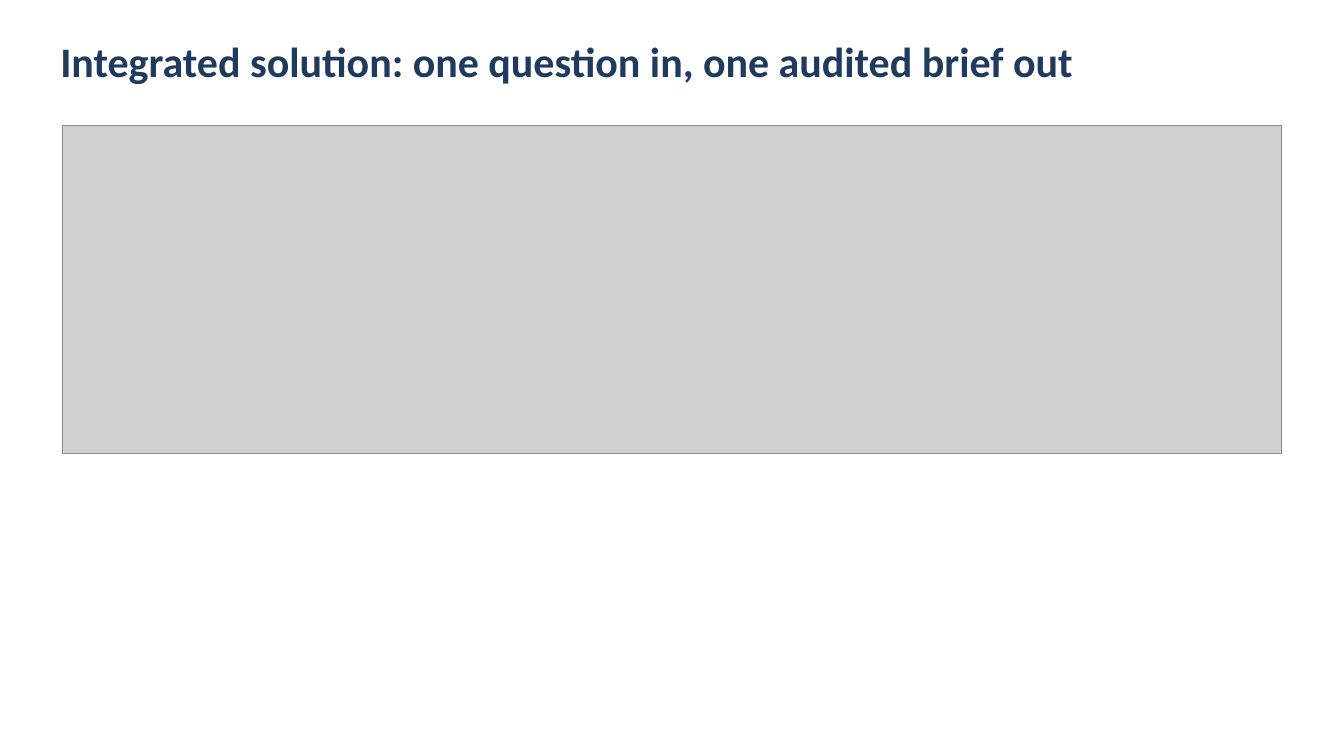
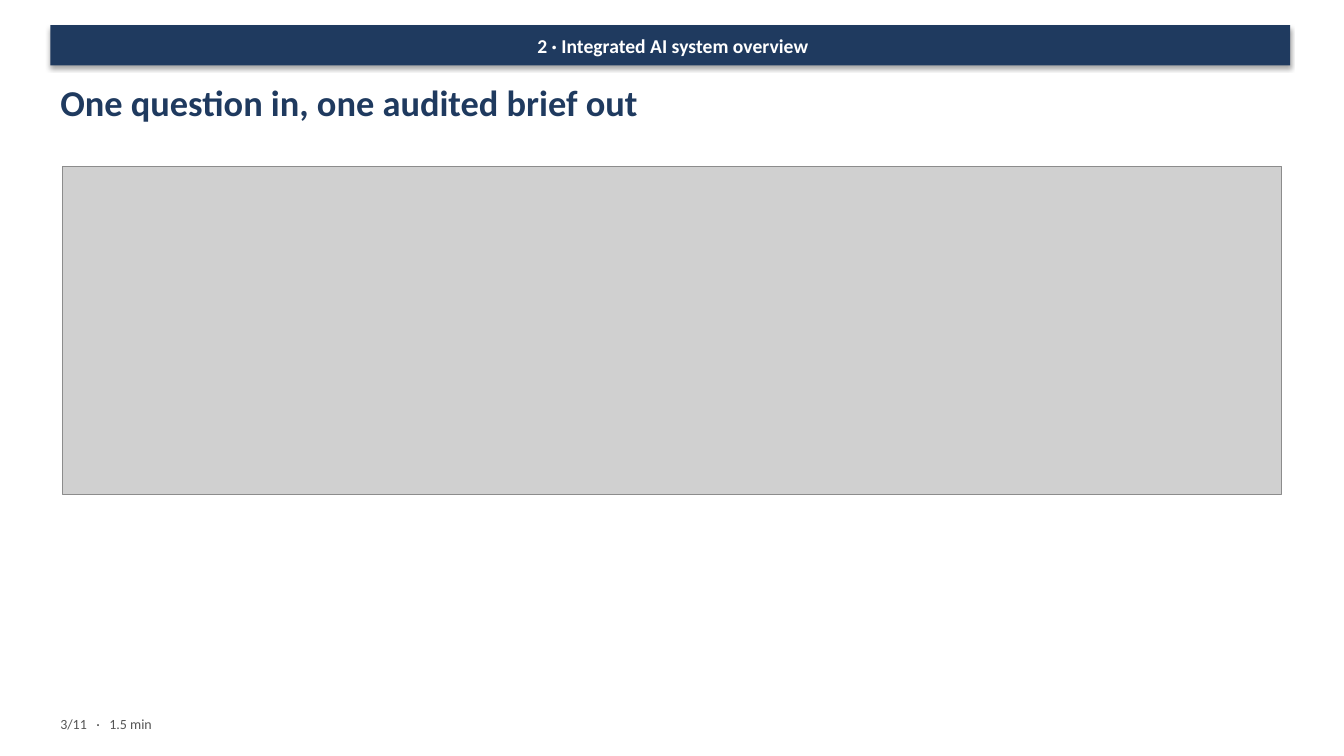
Before and after one commit to doellingcameron92/Industry-Integrated-AI-Synthesis, a slide deck: slide 3 of presentation/Mentor_Presentation.pptx. Drawn at 1344x756 pixels with LibreOffice and Linux fonts; fonts in the diff are those of the drawing; grey boxes stand for pictures. Boxes give left, top, right and bottom in pixels: in the first picture for what was removed or moved away, otherwise in the second. Text is boxed around its words. In the diff, an @@ line names an element or a change of style, - is before the commit and + after.

```diff
--- a/presentation/Mentor_Presentation.pptx
+++ b/presentation/Mentor_Presentation.pptx
@@ rectangle added at bbox=[50, 25, 1291, 66], fill #1F3A5F, 14 pt, text #FFFFFF, bold @@
+2 · Integrated AI system overview
@@ text at bbox=[60, 90, 638, 122]: text changed; size 30 to 26 pt @@
-Integrated solution: one question in, one audited brief out
+One question in, one audited brief out
@@ picture: place and size @@
-picture at bbox=[63, 126, 1282, 454]
+picture at bbox=[63, 166, 1282, 494]
@@ text added at bbox=[60, 719, 152, 730], 10 pt, text #555555 @@
+3/11 · 1.5 min
```
Also in this commit, not shown: 3 other slides changed, 11 slides added, 9 slides removed, 4 other files.
